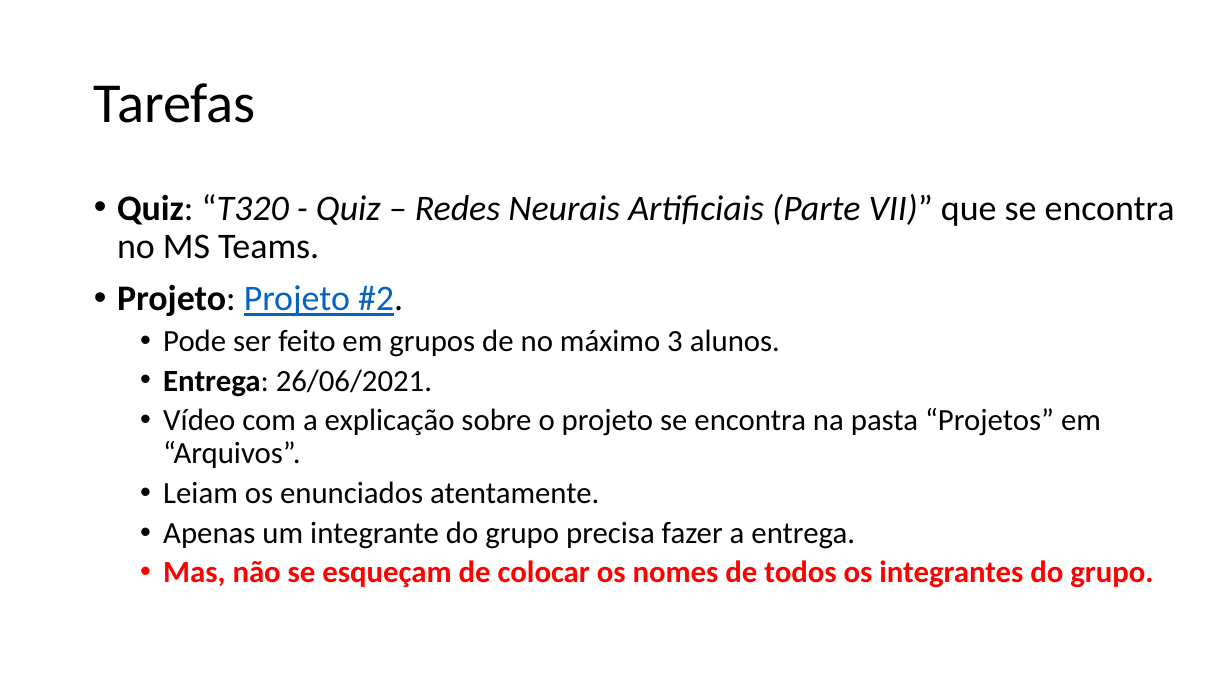
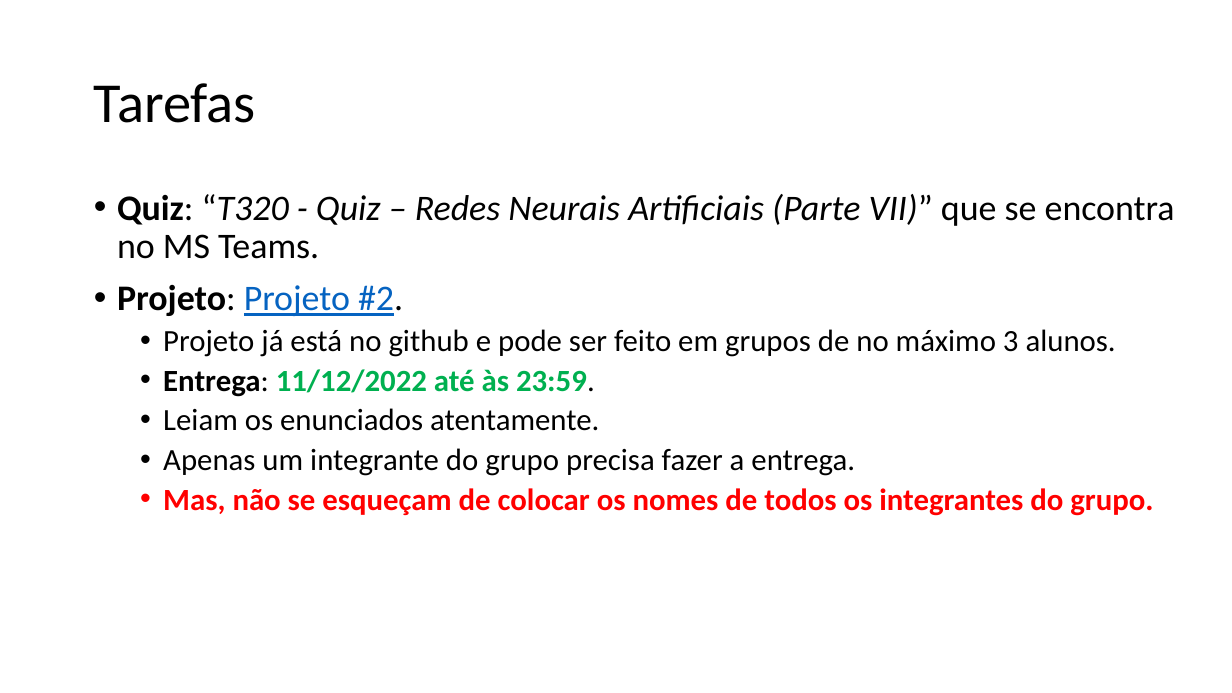
Before and after one commit to zz4fap/t320_aprendizado_de_maquina, a slide deck: slide 18 of slides/T320_Redes_Neurais_Artificiais (Parte IV).pptx. Drawn at 1232x693 pixels with LibreOffice and Linux fonts; fonts in the diff are those of the drawing. Boxes give left, top, right and bottom in pixels: in the first picture for what was removed or moved away, otherwise in the second. Text is boxed around its words. In the diff, an @@ line names an element or a change of style, - is before the commit and + after.

```diff
--- a/slides/T320_Redes_Neurais_Artificiais (Parte IV).pptx
+++ b/slides/T320_Redes_Neurais_Artificiais (Parte IV).pptx
@@ text at (163,329,1116,397): text changed @@
-  • Pode ser feito em grupos de no máximo 3 alunos.
-  • Entrega: 26/06/2021.
-  • Vídeo com a explicação sobre o projeto se encontra na pasta “Projetos” em “Arquivos”.
+  • Projeto já está no github e pode ser feito em grupos de no máximo 3 alunos.
+  • Entrega: 11/12/2022 até às 23:59.
```
Also in this commit, not shown: 1 other slide changed, 3 other files.
